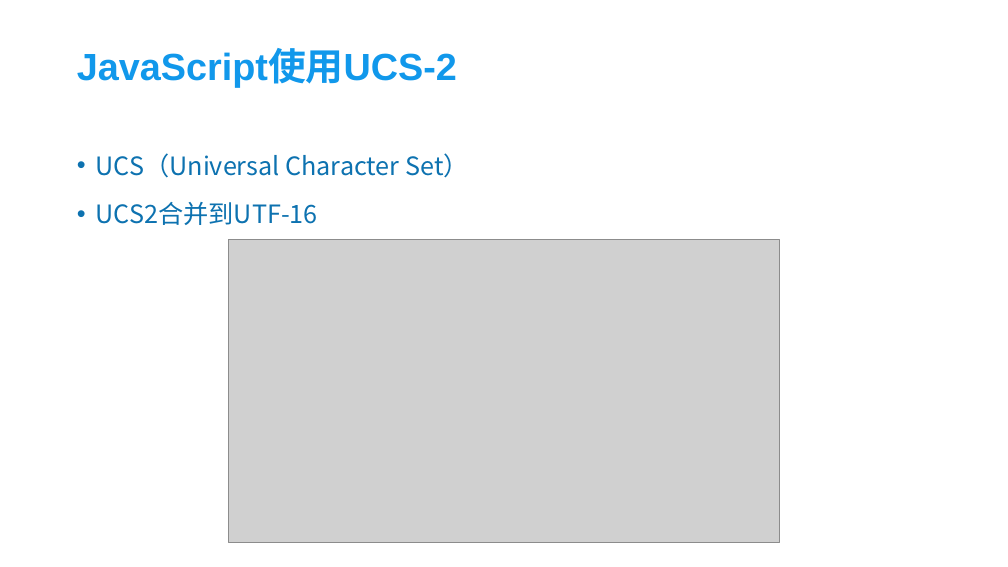
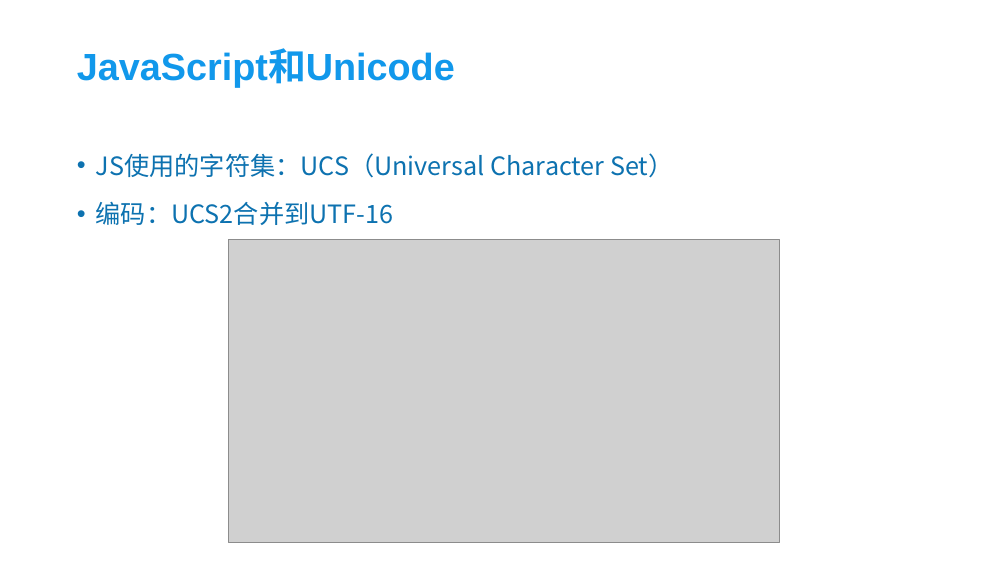
Before and after one commit to kenkozheng/HTML5_research, a slide deck: slide 16 of Charset&Coding&HTML/编码和前端的那些事.pptx (slide 12 before the commit). Drawn at 1008x567 pixels with LibreOffice and Linux fonts; fonts in the diff are those of the drawing; grey boxes stand for pictures; background and template pictures are left out. Boxes give left, top, right and bottom in pixels: in the first picture for what was removed or moved away, otherwise in the second. Text is boxed around its words. In the diff, an @@ line names an element or a change of style, - is before the commit and + after.

```diff
--- a/Charset&Coding&HTML/编码和前端的那些事.pptx
+++ b/Charset&Coding&HTML/编码和前端的那些事.pptx
@@ title at [77,50,455,87]: text changed @@
-JavaScript使用UCS-2
+JavaScript和Unicode
@@ text at [96,153,673,225]: text changed @@
-• UCS（Universal Character Set）
-• UCS2合并到UTF-16
+• JS使用的字符集：UCS（Universal Character Set）
+• 编码：UCS2合并到UTF-16
```
Also in this commit, not shown: 3 other slides changed, 2 slides added.
